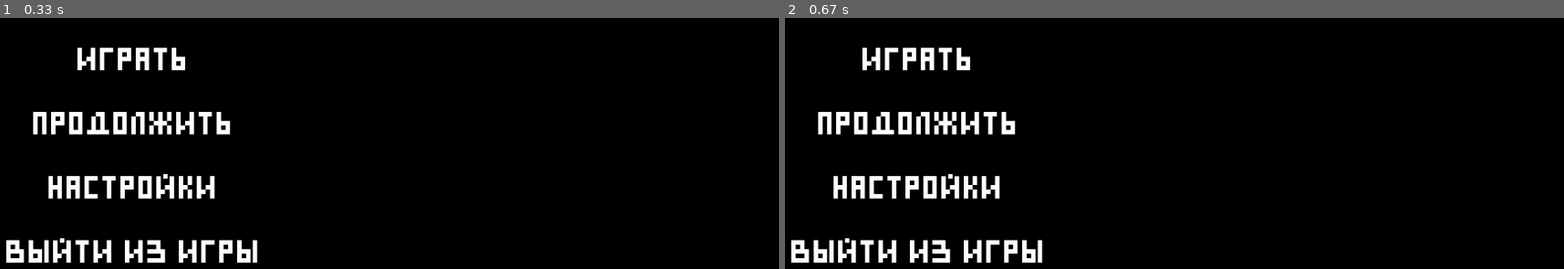
Above: before the commit, frames 1-2 (left to right).
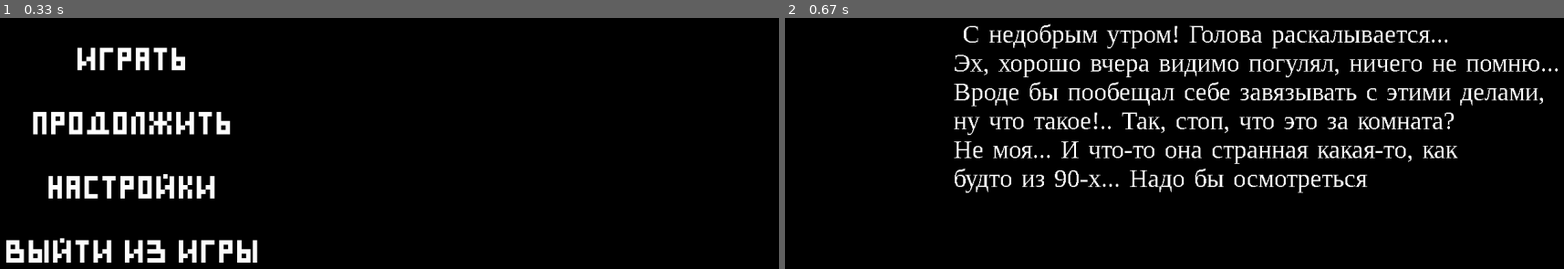
Above: after the commit, the same moments.

Repository: justxale/pygame-cyphered
Game: pygame game, started from main.py
The game is run twice, just before and just after one commit, with the same random seed, the same clock (stepped at 60 frames per second) and the same inputs.
Inputs:
- Up to frame 1 (0.33 s): no input
- Up to frame 2 (0.67 s): click "Играть" at 0.38 s

Frame 1 is identical in both runs. In frame 2, 14% of the frame differs, in the area x 0-100%, y 2-98%.

Commit message:
Осмотреться

Diff:
--- /dev/null
+++ b/cyphered/scenes/look_around.py
@@ -0,0 +1,63 @@
+import pygame
+
+from ._base import BaseScene
+from ..ui import Button
+from cyphered.ui.Multiple_text_displ import multiple_text_discpl
+
+
+class LookAround(BaseScene):
+    def __init__(self):
+        BaseScene.__init__(self)
+        self.music_button_plus = Button("+", font_color=(255, 255, 255), step_x=-370, font_size=35)
+        self.music_button_minus = Button("-", font_color=(255, 255, 255), step_x=-440, font_size=35)
+        self.back = Button("Назад", font_color=(255, 255, 255), step_x=550, font_size=35, step_y=-250)
+
+    def process_events(self, events):
+        for event in events:
+            if event.type == pygame.MOUSEBUTTONDOWN:
+                if event.button == 1:
+                    mouse_pos = pygame.mouse.get_pos()
+                    # if self.music_button_plus[2].collidepoint(mouse_pos):
+                    #     if Settings.music_volume + 0.1 <= 1:
+                    #         Settings.music_volume += 0.1
+                    #     else:
+                    #         Settings.music_volume = 1.0
+                    # elif self.music_button_minus[2].collidepoint(mouse_pos):
+                    #     if Settings.music_volume - 0.1 >= 0:
+                    #         Settings.music_volume -= 0.1
+                    #     else:
+                    #         Settings.music_volume = 0.0
+                    # Settings.music_volume = round(Settings.music_volume, 1)
+                    # pygame.mixer.music.set_volume(Settings.music_volume)
+                    # if self.jump_button[2].collidepoint(mouse_pos):
+                    #     if Settings.jump_key == "w":
+                    #         Settings.jump_key = 'space'
+                    #         self.jump_button = Button("пробел", font_size=25, step_x=-160)
+                    #     else:
+                    #         Settings.jump_key = 'w'
+                    #         self.jump_button = Button("w", font_size=25, step_x=-160)
+                    # if self.rightleft_button[2].collidepoint(mouse_pos):
+                    #     if Settings.move_keys == "arrows":
+                    #         Settings.move_keys = "ad"
+                    #         self.rightleft_button = Button("ad", step_x=300, font_size=25)
+                    #     else:
+                    #         Settings.move_keys = "arrows"
+                    #         self.rightleft_button = Button("стрелки", step_x=300, font_size=25)
+                    # Settings.save_settings()
+                    # if self.back[2].collidepoint(mouse_pos):
+                    #     from .title import TitleScene
+                    #     self.switch_scene(TitleScene())
+
+    def render(self, screen):
+
+        multiple_text_discpl(screen, """            С недобрым утром! Голова раскалывается...
+           Эх, хорошо вчера видимо погулял, ничего не помню...
+           Вроде бы пообещал себе завязывать с этими делами,
+           ну что такое!.. Так, стоп, что это за комната?
+           Не моя... И что-то она странная какая-то, как
+           будто из 90-х... Надо бы осмотреться""", (140, 250), fontt='./resources/fonts/font.ttf', font_size=40)
+
+        # pygame.draw.rect(screen, (0, 0, 0), self.rightleft_button[2])
+        # screen.blit(self.rightleft_button[0], self.rightleft_button[1])
+        # pygame.draw.rect(screen, (0, 0, 0), self.back[2])
+        # screen.blit(self.back[0], self.back[1])
--- a/cyphered/scenes/title.py
+++ b/cyphered/scenes/title.py
@@ -3,6 +3,7 @@
 from . import SettingsScene
 from ._base import BaseScene
 from ..ui import Button
+from .look_around import LookAround
 
 
 class TitleScene(BaseScene):
@@ -26,7 +27,7 @@
                 if event.button == 1:
                     mouse_pos = pygame.mouse.get_pos()
                     if self.start_button[2].collidepoint(mouse_pos):
-                        # self.switch_scene(SettingsScene())
+                        self.switch_scene(LookAround())
                         break
 
                     if self.continue_button[2].collidepoint(mouse_pos):
--- a/cyphered/ui/Multiple_text_displ.py
+++ b/cyphered/ui/Multiple_text_displ.py
@@ -1,15 +1,19 @@
+import pygame
+
+
 # функция для многострочного текста. принимает сам текст, холст, кортеж позиции, куда мы поместим угол текста,
 # готовый через pygame сгенерированный шрифт, цвет
 # отрисовывает текст на холсте
 # пример вызова: font = pygame.font.SysFont("Arial", 50); multiple_text_discpl(screen, text, (20, 20), font)
-def multiple_text_discpl(screen, text_surface, pos, font, color=(255, 255, 255)):
+def multiple_text_discpl(screen, text_surface, pos, fontt=None, font_size=50, color=(255, 255, 255)):
     words = [word.split(' ') for word in text_surface.splitlines()]  # 2D array where each row is a list of words.
-    space = font.size(' ')[0]  # The width of a space.
+    space = 14  # The width of a space.
     max_width, max_height = screen.get_size()
     x, y = pos
+    font = pygame.font.SysFont(fontt, font_size)
     for line in words:
         for word in line:
-            word_surface = font.render(word, 0, color)
+            word_surface = pygame.font.SysFont('Times New Roman', font_size).render(word, 0, color)
             word_width, word_height = word_surface.get_size()
             if x + word_width >= max_width:
                 x = pos[0]  # Reset the x.
